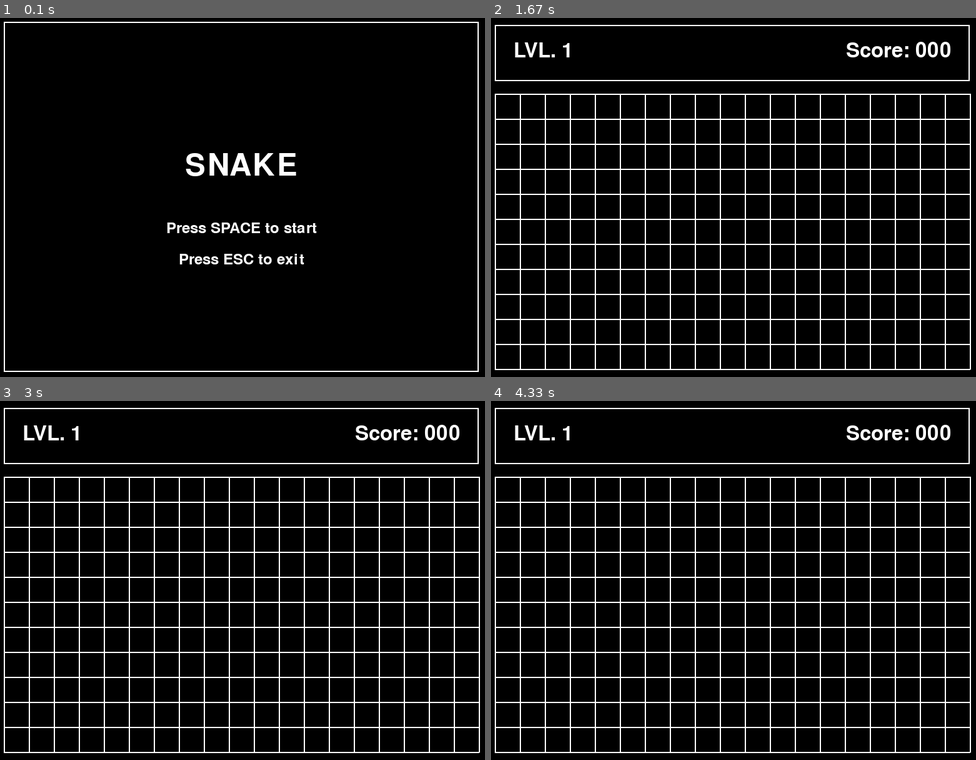
Above: before the commit, frames 1-4 (two rows, left to right).
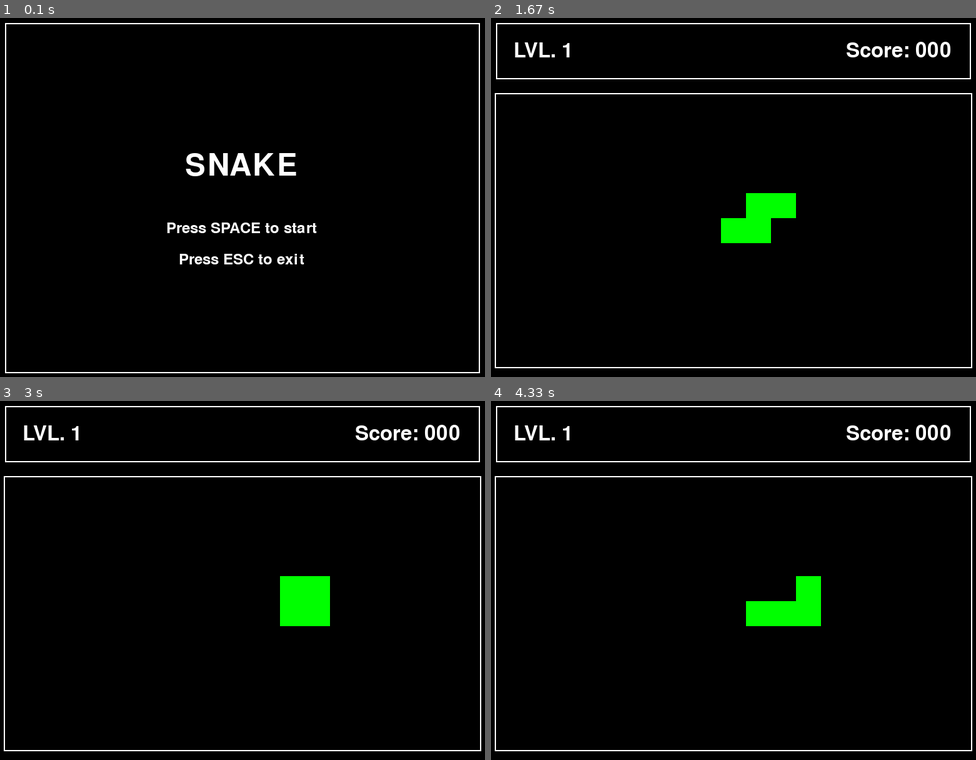
Above: after the commit, the same moments.

Repository: Moigh/Python_Tasks
Game: pygame game, started from SnakeGame/main.py
The game is run twice, just before and just after one commit, with the same random seed, the same clock (stepped at 60 frames per second) and the same inputs.
Inputs:
- Up to frame 1 (0.1 s): no input
- Up to frame 2 (1.67 s): tap Space at 0.33, 0.73, 1.03, 1.23, 1.57 s; hold Right 0.67-1.13 s; hold Up 1.17-1.47 s; hold Right from 1.5 s (still down)
- Up to frame 3 (3 s): tap Space at 1.87, 2.07, 2.37, 2.63, 2.97 s; release Right at 1.97 s; hold Left 2-2.53 s; hold Down 2.57-2.87 s; hold Left from 2.9 s (still down)
- Up to frame 4 (4.33 s): tap Space at 3.27, 3.8, 4.1 s; release Left at 3.3 s; hold Right from 3.73 s (still down)

The runs differ from the first frame. In frame 1, 2.4% of the frame differs, in the area x 0-99%, y 1-99%; in frame 2, 11%, in the area x 0-100%, y 1-99%; in frame 3, 11%; in frame 4, 11%.

Commit message:
simple snake added(grid edited for snake)

Diff:
--- a/SnakeGame/game/screens.py
+++ b/SnakeGame/game/screens.py
@@ -1,7 +1,9 @@
 import pygame
+from .sprites import Snake
 
 class GameState:
     def __init__(self, width, height):
+        self.MARGIN = 22
         self.width = width
         self.height = height
 
@@ -30,7 +32,7 @@
         screen.fill((0, 0, 0))
 
         # Рамка на весь экран
-        pygame.draw.rect(screen, (255, 255, 255), (20, 20, 760, 560), 2)
+        pygame.draw.rect(screen, (255, 255, 255), (self.MARGIN, self.MARGIN, 760, 560), 2)
 
         # Заголовок игры
         font = pygame.font.Font(None, 72)
@@ -53,18 +55,26 @@
         super().__init__(width, height)
 
         # Константы для игрового поля
-        self.MARGIN = 20
-        self.TOP_PANEL_Y = 25
+        self.TOP_PANEL_Y = self.MARGIN
         self.TOP_PANEL_HEIGHT = 90
-        self.GAME_FIELD_Y = self.TOP_PANEL_Y + self.TOP_PANEL_HEIGHT + self.MARGIN  # 25 + 90 + 20 = 135
 
-        self.PANEL_WIDTH = 760
-        self.CELL_SIZE = 40  # 760 / 19 = 40
+        self.CELL_SIZE = 40
         self.CELLS_X, self.CELLS_Y = 19, 11
-        self.GAME_FIELD_HEIGHT = self.CELLS_Y * self.CELL_SIZE  # 11 * 40 = 440
+        self.PANEL_WIDTH = self.CELL_SIZE * self.CELLS_X
+        self.GAME_FIELD_Y = self.TOP_PANEL_Y + self.TOP_PANEL_HEIGHT + self.MARGIN
+        self.GAME_FIELD_HEIGHT = self.CELLS_Y * self.CELL_SIZE
 
         self.level = 1
         self.score = 0
+
+        # Создаем змейку
+        self.snake = Snake(
+            field_x=self.MARGIN,
+            field_y=self.GAME_FIELD_Y,
+            cells_x=self.CELLS_X,
+            cells_y=self.CELLS_Y,
+            cell_size=self.CELL_SIZE
+        )
 
     def handle_events(self, events):
         for event in events:
@@ -72,43 +82,40 @@
                 if event.key == pygame.K_ESCAPE:
                     # Возвращаемся в меню
                     return MenuScreen(self.width, self.height)
+                # Управление змейкой
+                elif event.key == pygame.K_UP:
+                    self.snake.change_direction((0, -1))
+                    self.snake.move()
+                elif event.key == pygame.K_DOWN:
+                    self.snake.change_direction((0, 1))
+                    self.snake.move()
+                elif event.key == pygame.K_LEFT:
+                    self.snake.change_direction((-1, 0))
+                    self.snake.move()
+                elif event.key == pygame.K_RIGHT:
+                    self.snake.change_direction((1, 0))
+                    self.snake.move()
         return self
 
     def update(self):
-        # Пока ничего не обновляем
+        # Пока ничего не обновляем автоматически
         pass
 
     def draw(self, screen):
         # Черный фон
         screen.fill((0, 0, 0))
 
-        # Рисуем сетку игрового поля
-        self._draw_grid(screen)
+        # Рисуем змейку
+        self.snake.draw(screen)
+
+        # Рисуем игровое поле
+        pygame.draw.rect(screen, (255, 255, 255), (self.MARGIN - 2, self.GAME_FIELD_Y, self.PANEL_WIDTH + 4, self.GAME_FIELD_HEIGHT), 2)  # Верхняя панель
 
         # Рисуем информацию в верхней панели
         self._draw_ui(screen)
 
-    def _draw_grid(self, screen):
-        # Вертикальные линии
-        for x in range(self.CELLS_X + 1):
-            pygame.draw.line(
-                screen, (255, 255, 255),
-                (self.MARGIN + x * self.CELL_SIZE, self.GAME_FIELD_Y),
-                (self.MARGIN + x * self.CELL_SIZE, self.GAME_FIELD_Y + self.GAME_FIELD_HEIGHT),
-                2
-            )
-
-        # Горизонтальные линии
-        for y in range(self.CELLS_Y + 1):
-            pygame.draw.line(
-                screen, (255, 255, 255),
-                (self.MARGIN, self.GAME_FIELD_Y + y * self.CELL_SIZE),
-                (self.MARGIN + self.PANEL_WIDTH, self.GAME_FIELD_Y + y * self.CELL_SIZE),
-                2
-            )
 
     def _draw_ui(self, screen):
-        """Рисует интерфейс в верхней панели"""
         pygame.draw.rect(screen, (255, 255, 255), (self.MARGIN, self.TOP_PANEL_Y, self.PANEL_WIDTH, self.TOP_PANEL_HEIGHT), 2)  # Верхняя панель
         font = pygame.font.Font(None, 48)
 
--- /dev/null
+++ b/SnakeGame/game/sprites.py
@@ -0,0 +1,53 @@
+import pygame
+
+class Snake:
+    def __init__(self, field_x, field_y, cells_x, cells_y, cell_size):
+        self.field_x = field_x
+        self.field_y = field_y
+        self.cells_x = cells_x
+        self.cells_y = cells_y
+        self.cell_size = cell_size
+
+        # Начальная позиция и направление
+        start_x = cells_x // 2
+        start_y = cells_y // 2
+        self.direction = (1, 0)  # Начинаем движение вправо
+
+        # Создаем начальное тело змейки (4 сегмента)
+        self.body = [
+            (start_x, start_y),      # Голова
+            (start_x - 1, start_y),  # Тело 1
+            (start_x - 2, start_y),  # Тело 2
+            (start_x - 3, start_y)   # Хвост
+        ]
+
+    def move(self):
+        """Двигает змейку в текущем направлении"""
+        # Получаем текущую позицию головы
+        head_x, head_y = self.body[0]
+
+        # Вычисляем новую позицию головы
+        dir_x, dir_y = self.direction
+        new_head = (head_x + dir_x, head_y + dir_y)
+
+        # Добавляем новую голову в начало
+        self.body.insert(0, new_head)
+
+        # Удаляем последний сегмент (хвост)
+        self.body.pop()
+
+    def change_direction(self, new_direction):
+        # Запрещаем движение в противоположном направлении
+        current_dir_x, current_dir_y = self.direction
+        new_dir_x, new_dir_y = new_direction
+
+        if (new_dir_x != -current_dir_x or new_dir_y != -current_dir_y):
+            self.direction = new_direction
+
+    def draw(self, screen):
+        for segment_x, segment_y in self.body:
+            # Вычисляем координаты на экране
+            x = self.field_x + segment_x * self.cell_size
+            y = self.field_y + segment_y * self.cell_size
+            # Рисуем зеленый квадрат
+            pygame.draw.rect(screen, (0, 255, 0), (x, y, self.cell_size, self.cell_size))
